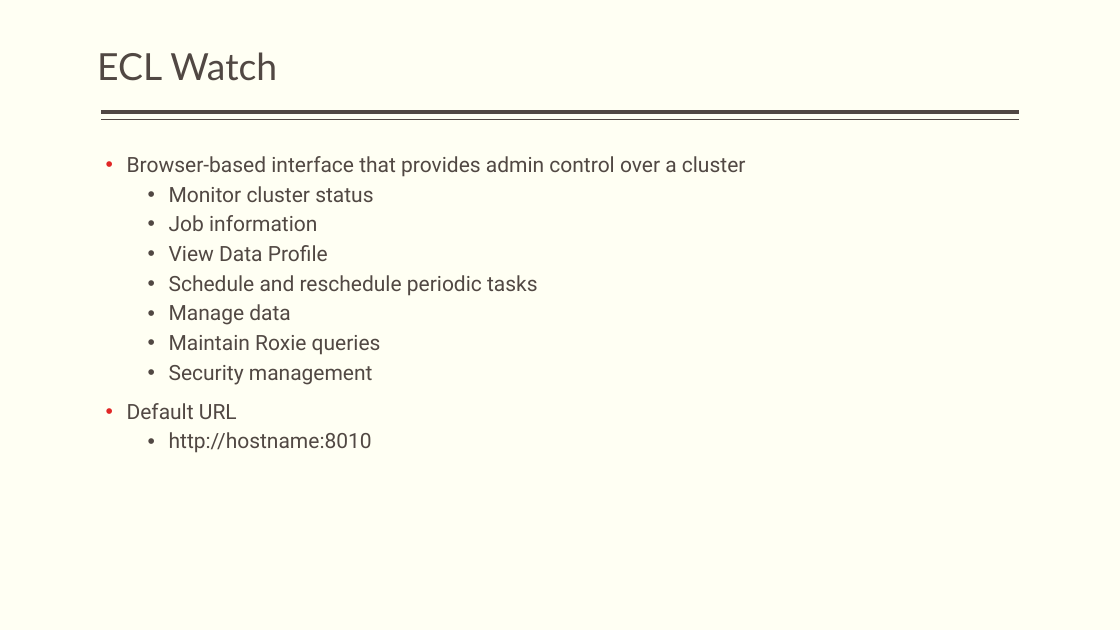
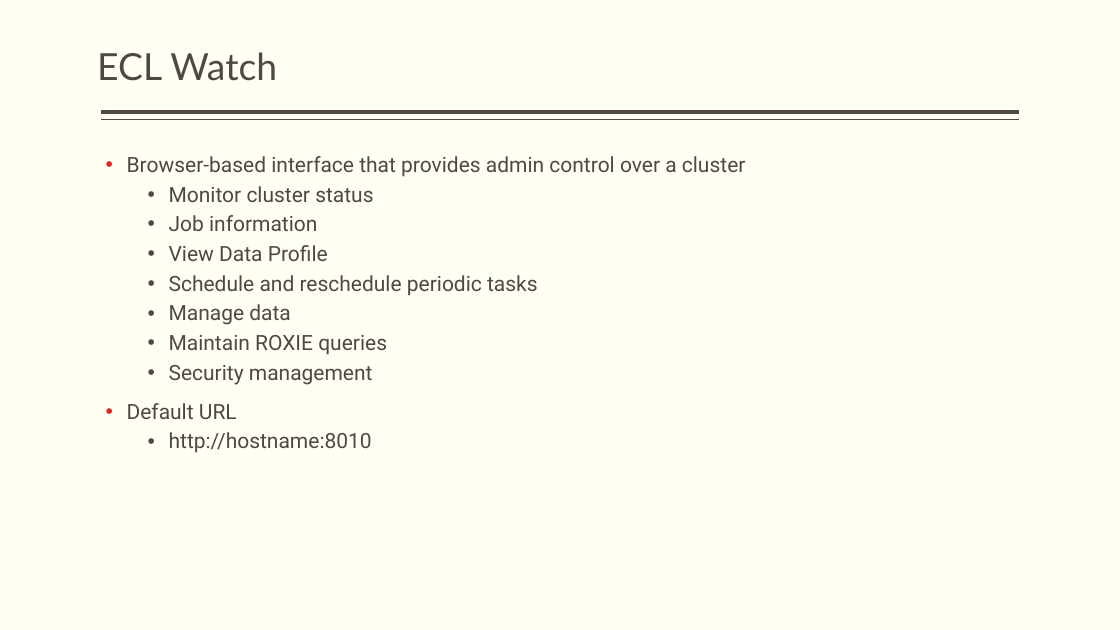
Before and after one commit to hpccsystems-solutions-lab/NCF-2021, a slide deck: slide 17 of BigData-ECL-NCF-2021.pptx. Drawn at 1120x630 pixels with LibreOffice and Linux fonts; fonts in the diff are those of the drawing. Boxes give left, top, right and bottom in pixels: in the first picture for what was removed or moved away, otherwise in the second. Text is boxed around its words. In the diff, an @@ line names an element or a change of style, - is before the commit and + after.

Commit message:
Typo corrections

```diff
--- a/BigData-ECL-NCF-2021.pptx
+++ b/BigData-ECL-NCF-2021.pptx
@@ text at (169,335,387,355): text changed @@
-  • Maintain Roxie queries
+  • Maintain ROXIE queries
```
Also in this commit, not shown: 6 other slides changed.
